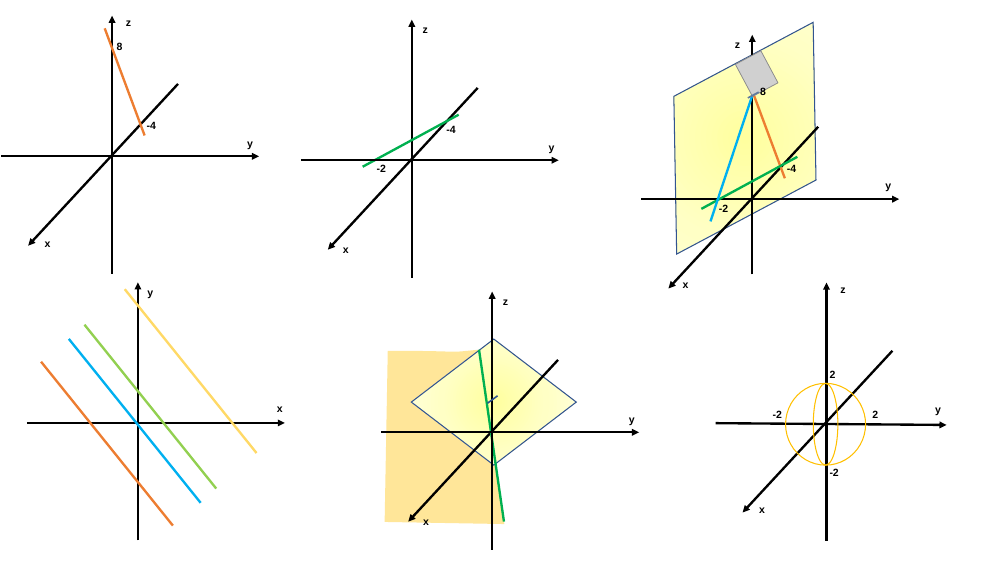
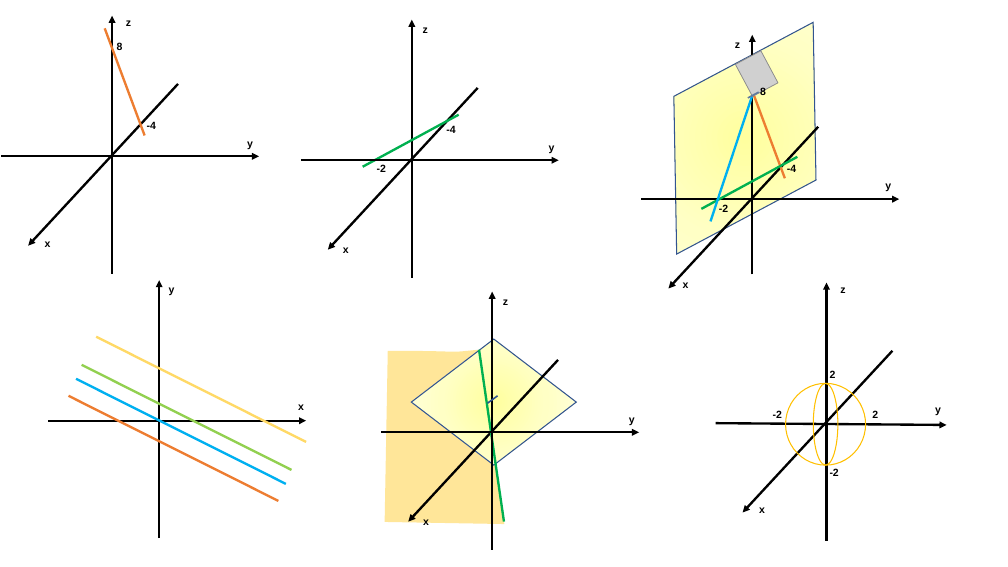
Before and after one commit to joaopsilvam88/E-book-C2, a slide deck: slide 6 of Imagens/Gráficos.pptx. Drawn at 1008x567 pixels with LibreOffice and Linux fonts; fonts in the diff are those of the drawing; grey boxes stand for pictures. Boxes give left, top, right and bottom in pixels: in the first picture for what was removed or moved away, otherwise in the second. Text is boxed around its words. In the diff, an @@ line names an element or a change of style, - is before the commit and + after.

```diff
--- a/Imagens/Gráficos.pptx
+++ b/Imagens/Gráficos.pptx
@@ 2 arrows, 1 text moved together from (x1=27, y1=283, x2=285, y2=541) to (x1=48, y1=281, x2=306, y2=538) @@
@@ line moved from (256, 453) - (125, 290) to (306, 442) - (96, 337) @@
@@ line moved from (200, 503) - (69, 339) to (286, 484) - (76, 379) @@
@@ line moved from (216, 488) - (85, 324) to (292, 470) - (82, 365) @@
@@ line moved from (173, 526) - (41, 361) to (278, 501) - (69, 396) @@
@@ text "x" moved from (x1=277, y1=406, x2=283, y2=412) to (x1=298, y1=404, x2=304, y2=410) @@
```
Also in this commit, not shown: 2 other slides changed.
